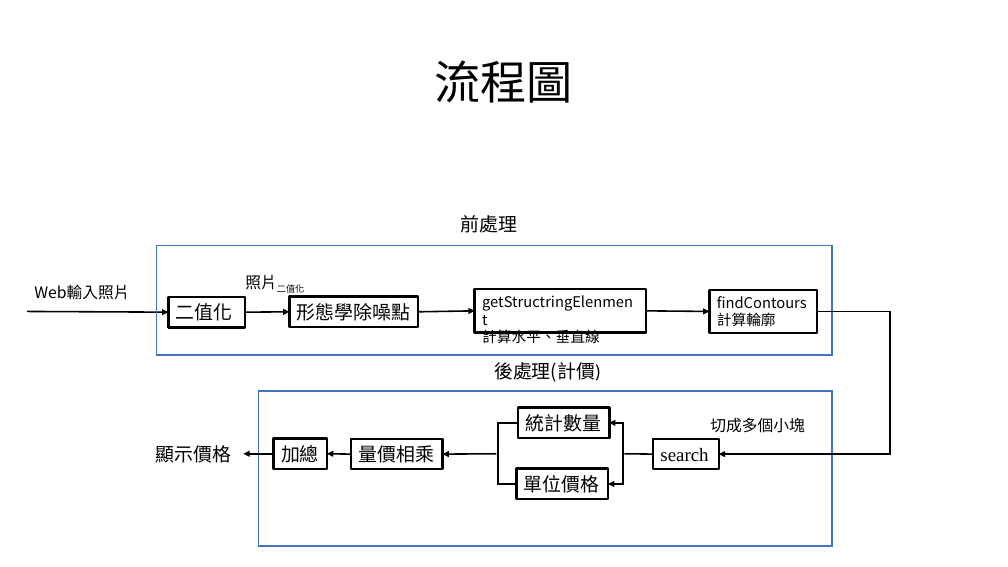
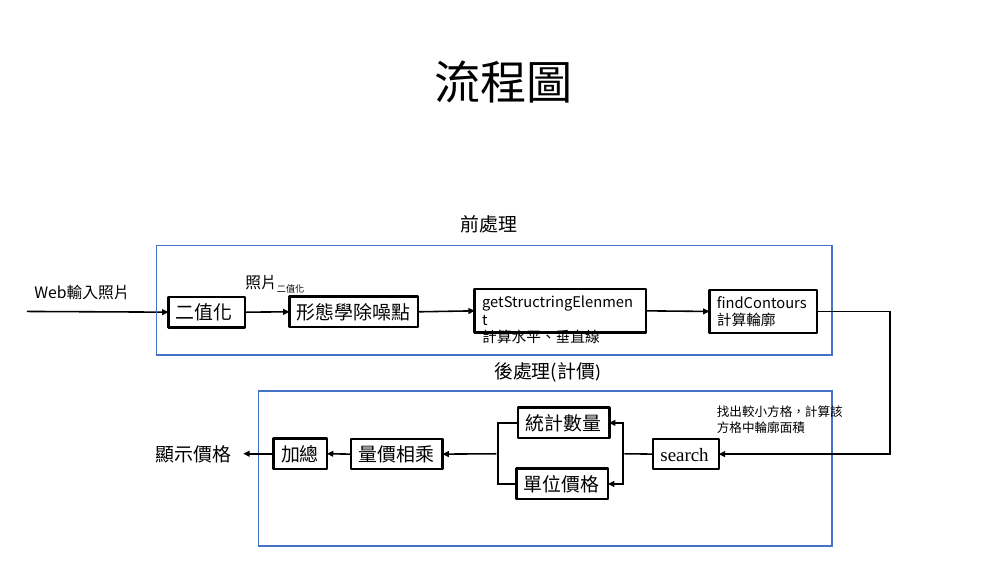
Before and after one commit to austin9328/Embedded_system, a slide deck: slide 4 of final_project/影像辨識 final_project.pptx. Drawn at 1008x567 pixels with LibreOffice and Linux fonts; fonts in the diff are those of the drawing. Boxes give left, top, right and bottom in pixels: in the first picture for what was removed or moved away, otherwise in the second. Text is boxed around its words. In the diff, an @@ line names an element or a change of style, - is before the commit and + after.

Commit message:
added pptx

```diff
--- a/final_project/影像辨識 final_project.pptx
+++ b/final_project/影像辨識 final_project.pptx
@@ text at (717, 403, 843, 433): text changed; size 15 to 12 pt @@
-切成多個小塊
+找出較小方格，計算該方格中輪廓面積
```
